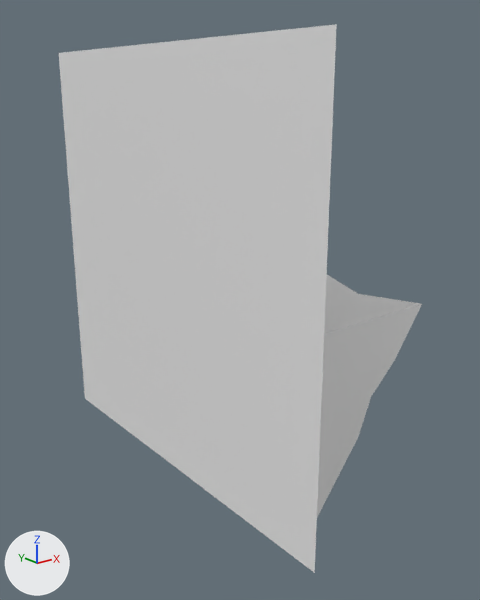
What one commit did to the FBX model TheUnityProject/Assets/Models/LevelTiles/Wall-Outcrop-Middle.fbx.
Both versions are drawn from a camera (50 mm lens) standing at (-2.59, 13.48, 2.8) and looking at (-0.65, 15.91, 1.83). The axes (+X, +Y, +Z) are drawn at lower left. The lights are the same throughout.

In view in the first picture: 'Wall-Outcrop-Middle'.
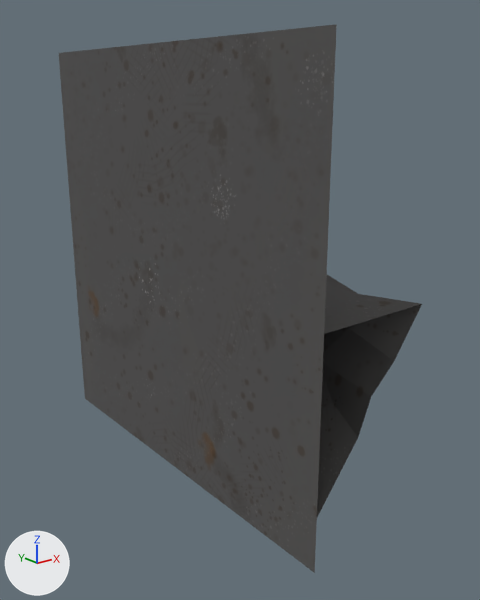
What differs and where, as boxes (x1, y1, x2, y2) in the pictures (480 x 600 px):
part 1 of me_cube_021, deleted
    before: (317, 304, 422, 517)
part 2 of me_cube_021, recoloured
    both: (59, 24, 420, 573)

What the commit changed:
Picture 'stone.png' (img_stone_png) is new.
Material 'Stone' (mat_stone) is new.
Its texture is img_stone_png.
Its roughness is 1.0.
me_cube_021 is used by ob_wall_outcrop_middle; location (0.0, 16.0, 2.0).
Verts and faces of me_cube_021; kept vertices keep their numbers, new ones are numbered from 50.
Before the commit, vertices of me_cube_021: 4 (-1.0, -1.0, 0.0) at pixel (324, 333), 5 (-0.45, -1.0, 0.0) at pixel (422, 303), 6 (-0.6, -1.0, -0.21) at pixel (394, 361), 7 (-1.0, -1.0, -0.21) at pixel (321, 388), 8 (-0.72, -1.0, -0.32) at pixel (371, 396).
Before the commit, vertices of me_cube_021: 9 (-1.0, -1.0, -0.4) at pixel (320, 437), 10 (-0.79, -1.0, -0.48) at pixel (358, 437), 11 (-1.0, -1.0, -0.75) at pixel (316, 518).
me_cube_021 had 50 vertices, 38 faces and spanned x -1.0..-0.37, y -1.0..1.0, z -1.0..1.0.
me_cube_021 now has 46 vertices, 32 faces and spans x -1.0..-0.37, y -1.0..1.0, z -1.0..1.0.
Part 1, on me_cube_021:
Vertices deleted: 7, 9 (with the faces that use them).
me_cube_021 part 2: 32 faces spanning x -1.0..-0.37, y -1.0..1.0, z -1.0..1.0 switch from no material to mat_stone (picture img_stone_png).
